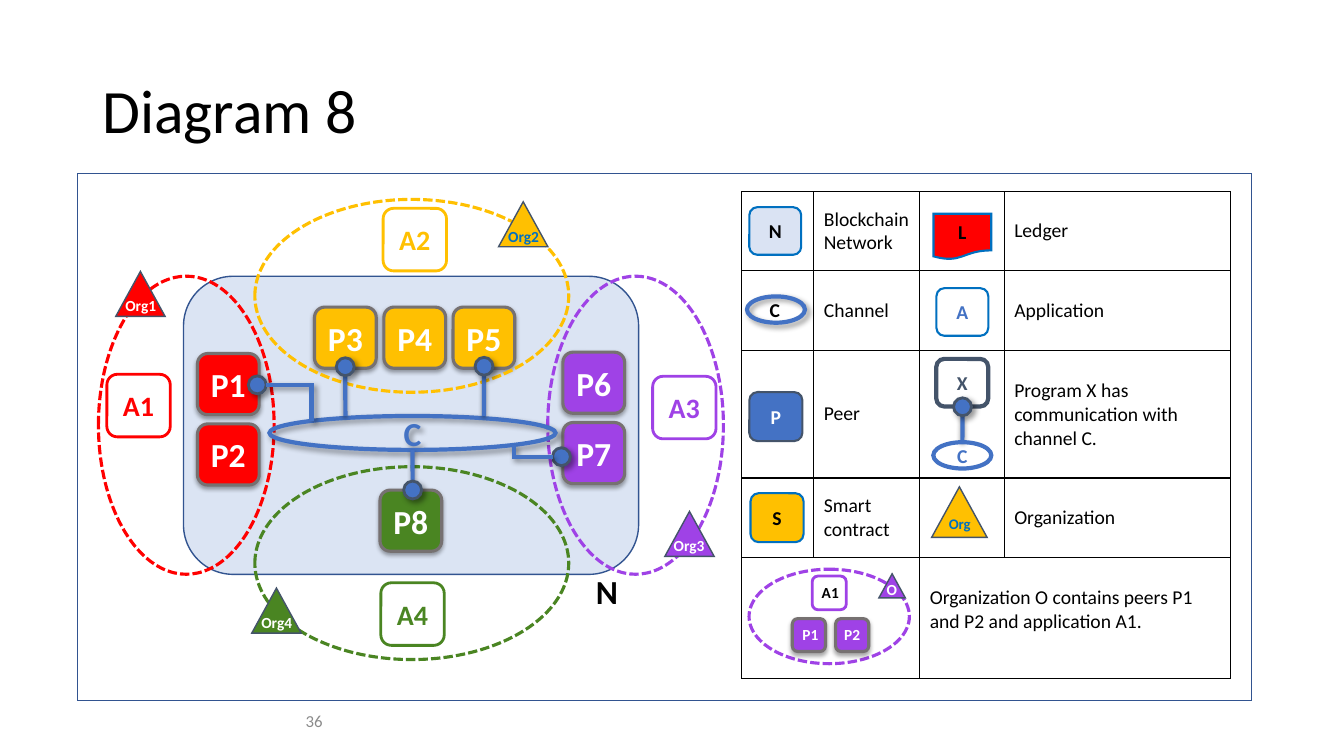
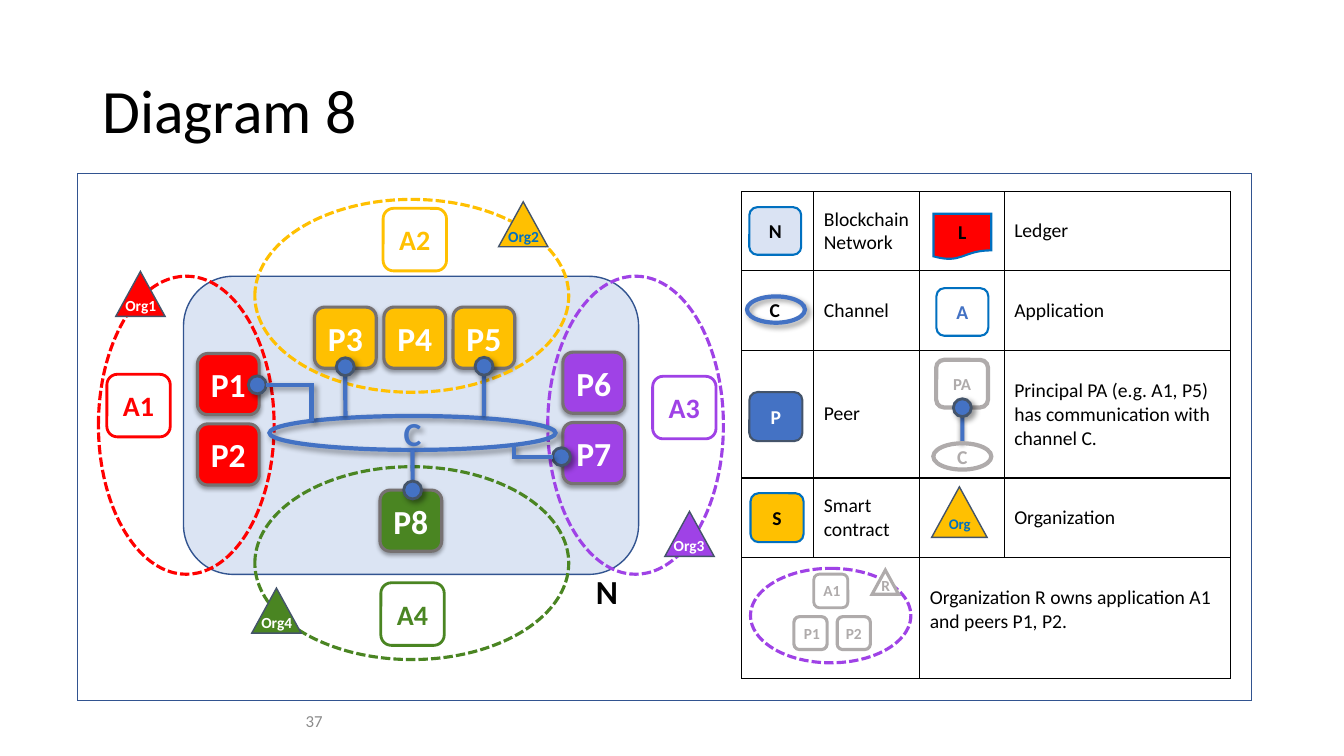
Before and after one commit to FabricTOC/FabricTOC, a slide deck: slide 37 of docs/OtherSourceMaterial/Diagrams.pptx (slide 36 before the commit). Drawn at 1344x756 pixels with LibreOffice and Linux fonts; fonts in the diff are those of the drawing. Boxes give left, top, right and bottom in pixels: in the first picture for what was removed or moved away, otherwise in the second. Text is boxed around its words. In the diff, an @@ line names an element or a change of style, - is before the commit and + after.

```diff
--- a/docs/OtherSourceMaterial/Diagrams.pptx
+++ b/docs/OtherSourceMaterial/Diagrams.pptx
@@ table at (x1=742, y1=192, x2=1231, y2=679) @@
-row 3, column 4: Program X has communication with channel C.
+row 3, column 4: Principal PA (e.g. A1, P5) has communication with channel C.
-row 5, column 3: Organization O contains peers P1 and P2 and application A1.
+row 5, column 3: Organization R owns application A1 and peers P1, P2.
@@ rounded rectangle "PA" at (x1=937, y1=360, x2=988, y2=407): outline #44546A 3 pt to #AFABAB 3 pt @@
@@ text in rounded rectangle at (x1=953, y1=379, x2=971, y2=390): text changed; size 14 to 12 pt; text colour #44546A to #AFABAB @@
-X
+PA
@@ ellipse "C" at (x1=934, y1=444, x2=992, y2=470): text colour #4372C4 to #AFABAB; outline #4372C4 3 pt to #AFABAB 3 pt @@
@@ text "A1" at (x1=823, y1=586, x2=840, y2=596): text colour #000000 to #AFABAB @@
@@ rounded rectangle at (x1=814, y1=575, x2=848, y2=608): outline #9F42E6 2 pt to #AFABAB 2 pt @@
@@ triangle moved from (x1=879, y1=574, x2=905, y2=598) to (x1=872, y1=571, x2=898, y2=595) @@
@@ triangle at (x1=872, y1=571, x2=898, y2=595): fill #9F42E6 to #FFFFFF; outline #44546A 1 pt to #AFABAB 2.25 pt @@
@@ text at (x1=881, y1=578, x2=890, y2=596): text changed; text colour #FFFFFF to #AFABAB @@
-O
+R
@@ text "P1" at (x1=804, y1=629, x2=820, y2=639): text colour #FFFFFF to #AFABAB @@
@@ rounded rectangle at (x1=795, y1=617, x2=828, y2=650): fill #9F42E6 to none; outline #767171 2.25 pt to #AFABAB 2.25 pt; shadow off @@
@@ text "P2" at (x1=846, y1=629, x2=862, y2=639): text colour #FFFFFF to #AFABAB @@
@@ rounded rectangle at (x1=838, y1=617, x2=871, y2=650): fill #9F42E6 to none; outline #767171 2.25 pt to #AFABAB 2.25 pt; shadow off @@
@@ page number at (x1=306, y1=716, x2=323, y2=727): text changed @@
-36
+37
```
Also in this commit, not shown: 2 other slides changed, 3 slides added, 1 other file.
